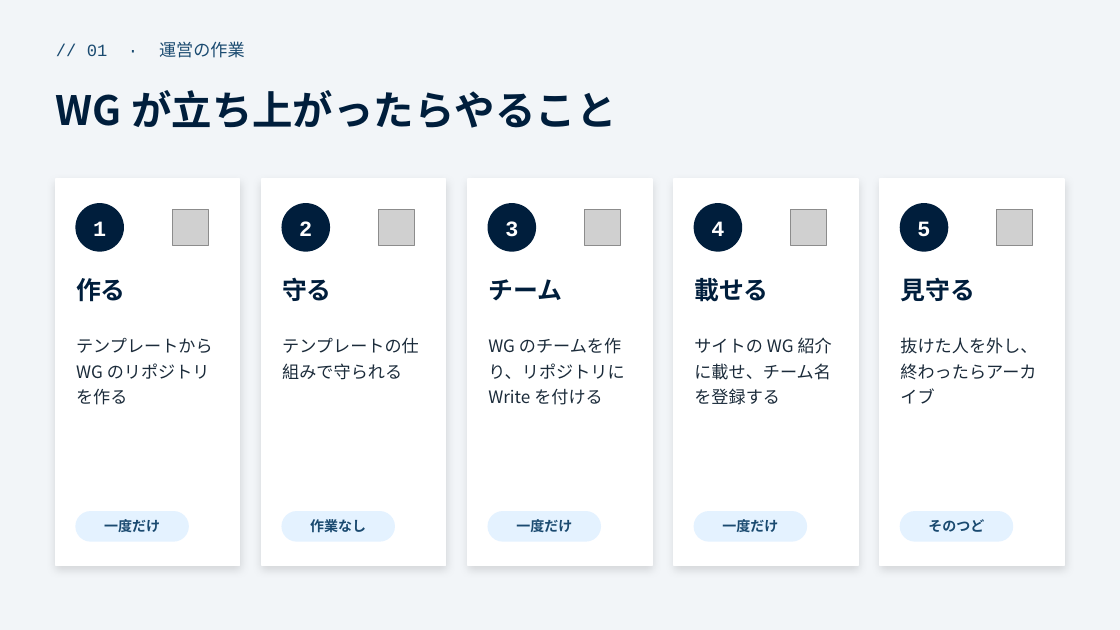
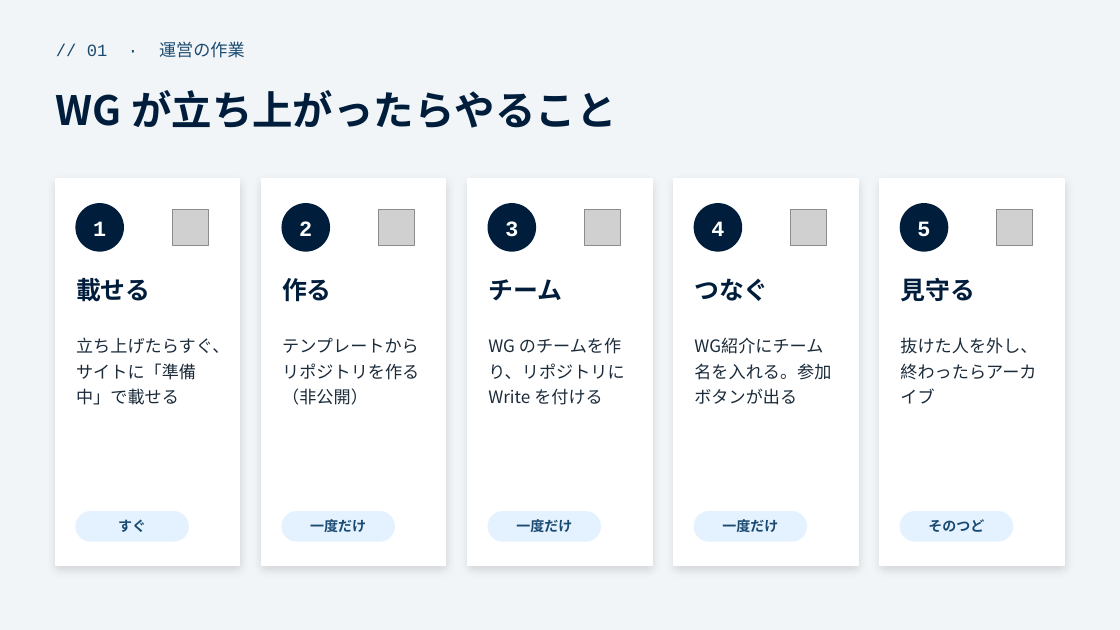
Before and after one commit to funITclub/homepage, a slide deck: slide 2 of docs/WG立ち上げガイド/01_リポジトリの作り方と運用.pptx. Drawn at 1120x630 pixels with LibreOffice and Linux fonts; fonts in the diff are those of the drawing; grey boxes stand for pictures. Boxes give left, top, right and bottom in pixels: in the first picture for what was removed or moved away, otherwise in the second. Text is boxed around its words. In the diff, an @@ line names an element or a change of style, - is before the commit and + after.

```diff
--- a/docs/WG立ち上げガイド/01_リポジトリの作り方と運用.pptx
+++ b/docs/WG立ち上げガイド/01_リポジトリの作り方と運用.pptx
@@ text at (76,278,150,302): text changed @@
-作る
+載せる
@@ text at (282,278,332,302): text changed @@
-守る
+作る
@@ text at (694,278,768,301): text changed @@
-載せる
+つなぐ
@@ text at (76,337,229,405): text changed @@
-テンプレートから WG のリポジトリを作る
+立ち上げたらすぐ、サイトに「準備中」で載せる
@@ text at (282,338,419,405): text changed @@
-テンプレートの仕組みで守られる
+テンプレートからリポジトリを作る（非公開）
@@ text at (694,363,831,405): text changed @@
-サイトの WG 紹介に載せ、チーム名を登録する
+WG紹介にチーム名を入れる。参加ボタンが出る
@@ text at (118,519,146,532): text changed @@
-一度だけ
+すぐ
@@ text at (310,519,366,532): text changed @@
-作業なし
+一度だけ
```
Also in this commit, not shown: 3 other slides changed, 1 slide added, 4 other files.
